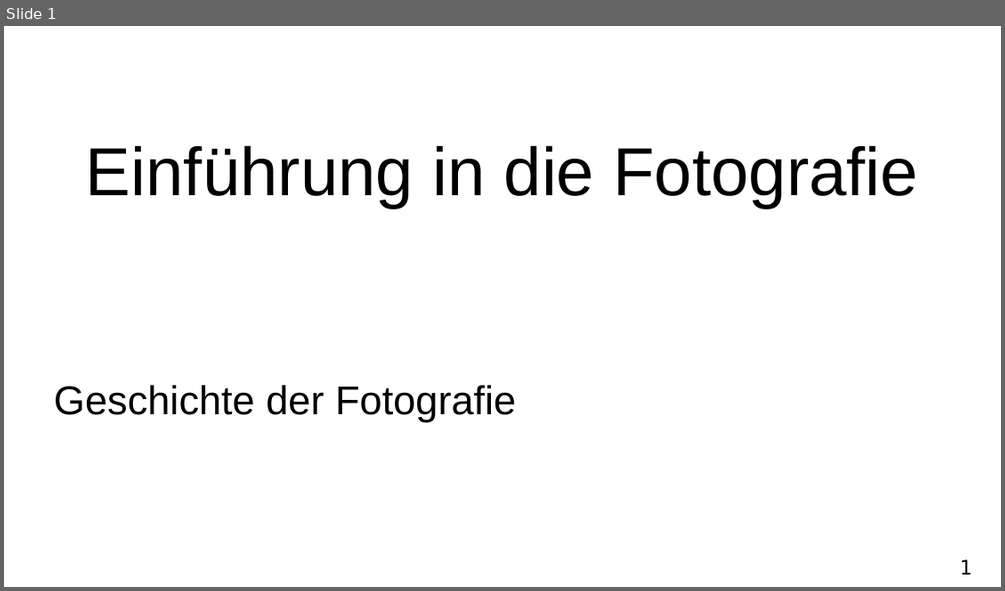
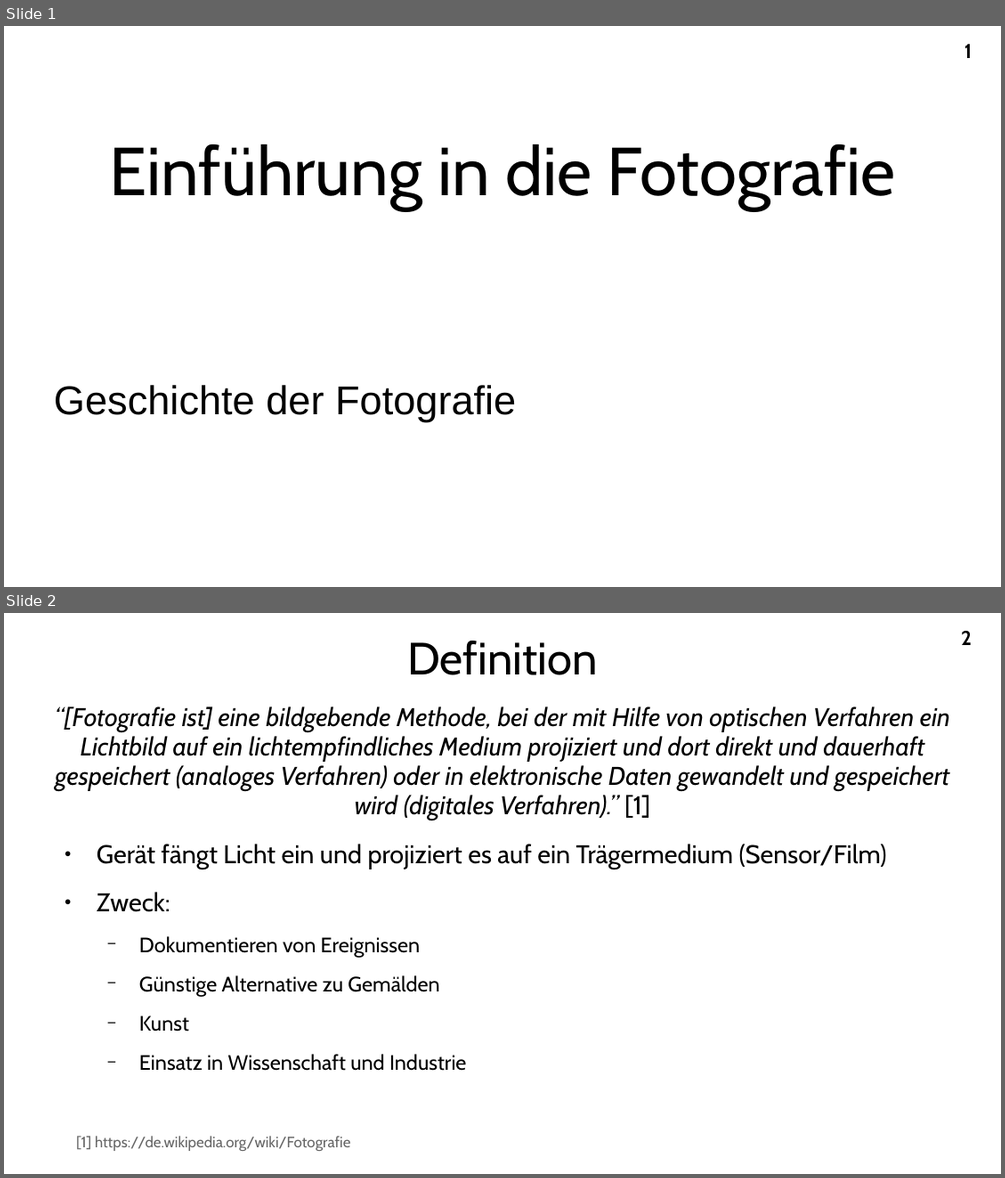
Before and after one commit to A-Schmid/PhotographyCourse, a slide deck: slides_de/history.odp. Shown one above the other, each under a label of ours: slide 1 before the commit, slides 1 and 2 after it. The pictures are 1005x591 and 1005x1178 pixels, drawn with LibreOffice and Linux fonts; fonts in the diff are those of the drawing. Boxes give left, top, right and bottom in pixels: in the first picture for what was removed or moved away, otherwise in the second. Text is boxed around its words. In the diff, an @@ line names an element or a change of style, - is before the commit and + after.

```diff
--- a/slides_de/history.odp
+++ b/slides_de/history.odp
@@ slide 2 added at [4,613,1001,1174], background #FFFFFF; not listed: 1 template element that a slide beside it also shows @@
@@ title added at [407,641,598,675], 36 pt, text #000000 @@
+Definition
@@ text added at [55,706,950,1070], 20.4 pt, text #000000, italic @@
+“[Fotografie ist] eine bildgebende Methode, bei der mit Hilfe von optischen Verfahren ein Lichtbild auf ein lichtempfindliches Medium projiziert und dort direkt und dauerhaft gespeichert (analoges Verfahren) oder in elektronische Daten gewandelt und gespeichert wird (digitales Verfahren).” [1]
+● Gerät fängt Licht ein und projiziert es auf ein Trägermedium (Sensor/Film)
+● Zweck:
+  − Dokumentieren von Ereignissen
+  − Günstige Alternative zu Gemälden
+  − Kunst
+  − Einsatz in Wissenschaft und Industrie
@@ text added at [76,1135,350,1151], 12 pt, text #666666 @@
+[1] https://de.wikipedia.org/wiki/Fotografie
@@ slide 1 changed as well @@
@@ title "Einführung in die Fotografie" at [109,144,896,210]: font Arial to Cabin @@
@@ page number: place and size @@
-page number at [960,559,972,574]
+page number at [964,44,971,58]
@@ page number at [964,44,971,58]: font DejaVu Sans Mono to Cabin, bold on @@
```
Also in this commit, not shown: 6 other slides added, 1 slide removed, 1 other file.
